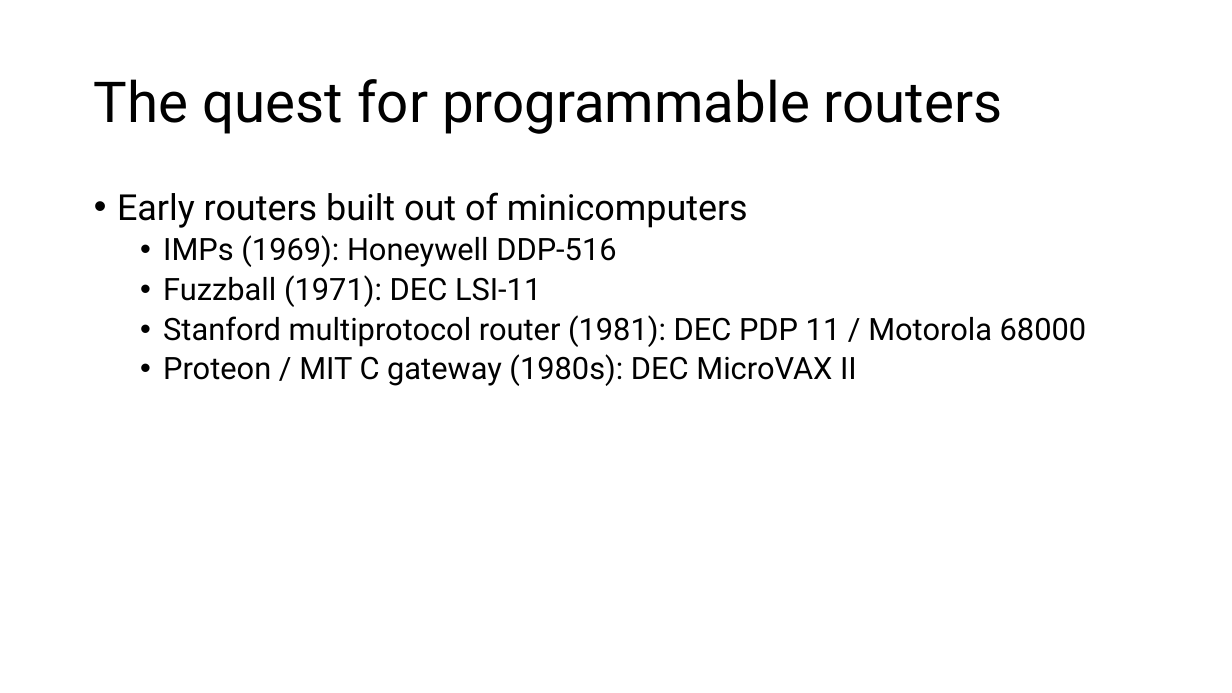
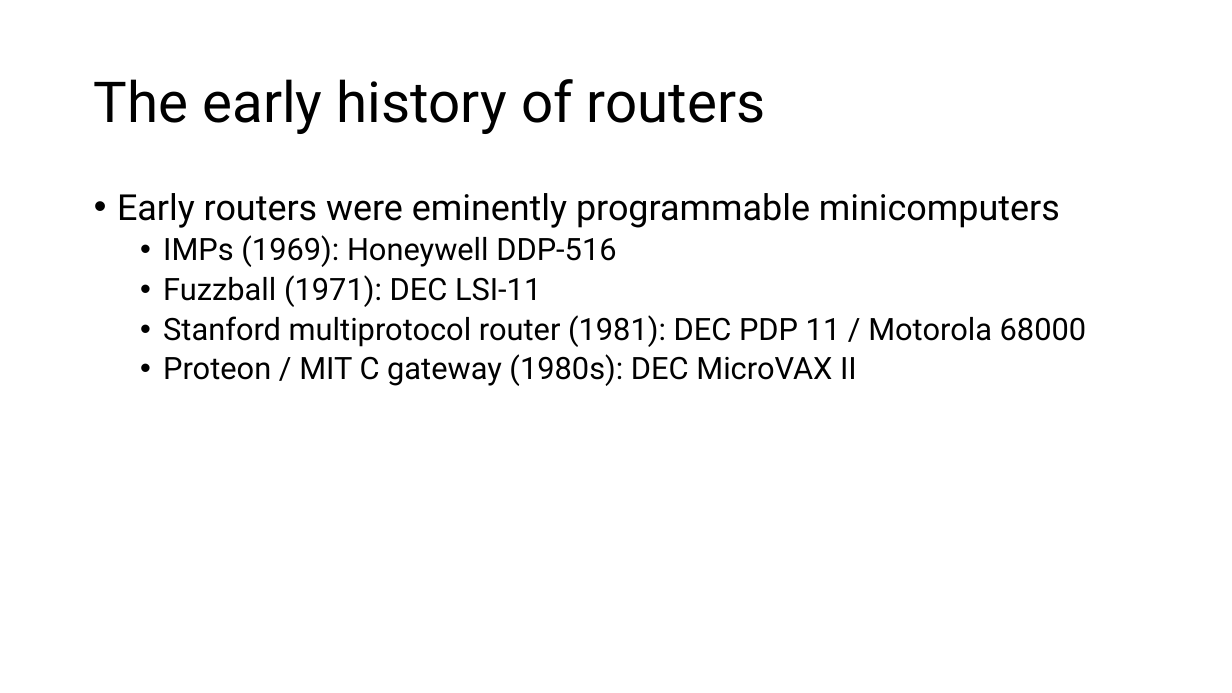
Before and after one commit to anirudhSK/pifo-domino-marple-ppts, a slide deck: slide 5 of combined_domino_pifo.pptx. Drawn at 1232x693 pixels with LibreOffice and Linux fonts; fonts in the diff are those of the drawing. Boxes give left, top, right and bottom in pixels: in the first picture for what was removed or moved away, otherwise in the second. Text is boxed around its words. In the diff, an @@ line names an element or a change of style, - is before the commit and + after.

```diff
--- a/combined_domino_pifo.pptx
+++ b/combined_domino_pifo.pptx
@@ title at [94, 79, 765, 134]: text changed @@
-The quest for programmable routers
+The early history of routers
@@ text at [117, 193, 1060, 228]: text changed @@
-• Early routers built out of minicomputers
+• Early routers were eminently programmable minicomputers
```
Also in this commit, not shown: 10 other slides changed.
